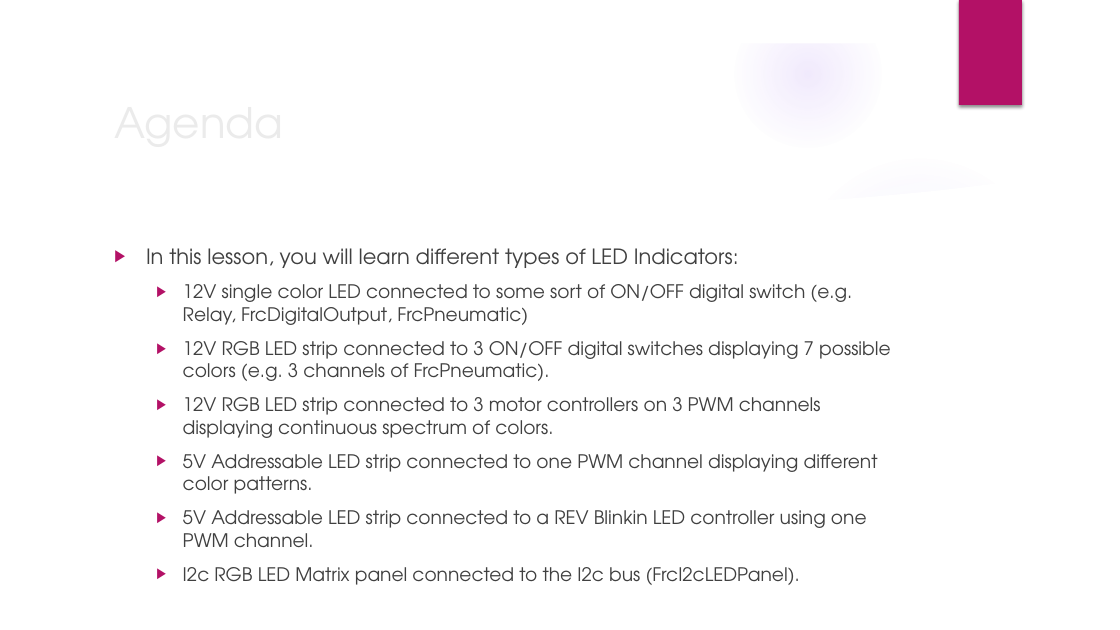
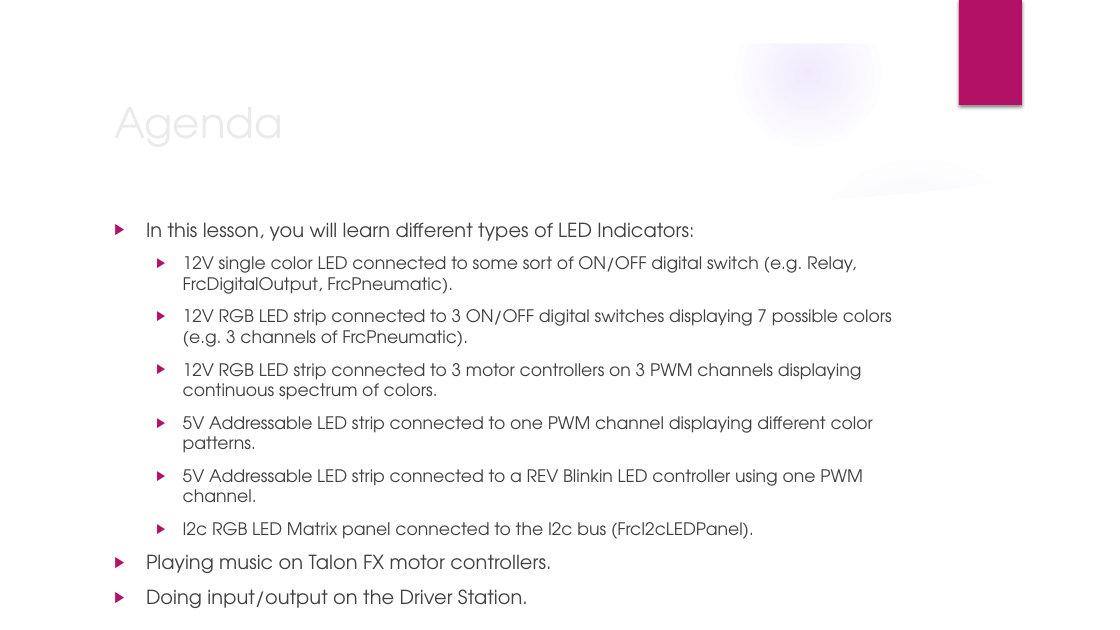
Before and after one commit to trc492/FrcProgrammingClass, a slide deck: slide 2 of Lesson6/AdvancedRoboticsLesson6.pptx. Drawn at 1120x630 pixels with LibreOffice and Linux fonts; fonts in the diff are those of the drawing; background and template pictures are left out. Boxes give left, top, right and bottom in pixels: in the first picture for what was removed or moved away, otherwise in the second. Text is boxed around its words. In the diff, an @@ line names an element or a change of style, - is before the commit and + after.

Commit message:
Added Talon FX slides and exercises. Added Driver Station Input/Output.

```diff
--- a/Lesson6/AdvancedRoboticsLesson6.pptx
+++ b/Lesson6/AdvancedRoboticsLesson6.pptx
@@ text "In this lesson, you will ...": place and size @@
-text "In this lesson, you will ..." at bbox=[146, 248, 891, 585]
+text "In this lesson, you will ..." at bbox=[146, 222, 892, 608]
@@ text at bbox=[146, 222, 892, 539]: size 18 to 16.6 pt in "In this lesson, you will learn different ..."; size 16 to 14.8 pt in "12V RGB LED strip connected to 3 ...", "12V RGB LED strip connected to 3 ...", "5V Addressable LED strip connected to one ...", "5V Addressable LED strip connected to a ..." and 1 more places @@
@@ text at bbox=[183, 256, 856, 294]: text changed; size 16 to 14.8 pt @@
-  ▶ 12V single color LED connected to some sort of ON/OFF digital switch (e.g. Relay, FrcDigitalOutput, FrcPneumatic)
+  ▶ 12V single color LED connected to some sort of ON/OFF digital switch (e.g. Relay, FrcDigitalOutput, FrcPneumatic).
@@ text at bbox=[146, 554, 551, 608]: paragraphs added @@
+▶ Playing music on Talon FX motor controllers.
+▶ Doing input/output on the Driver Station.
```
Also in this commit, not shown: 2 other slides changed, 4 slides added.
